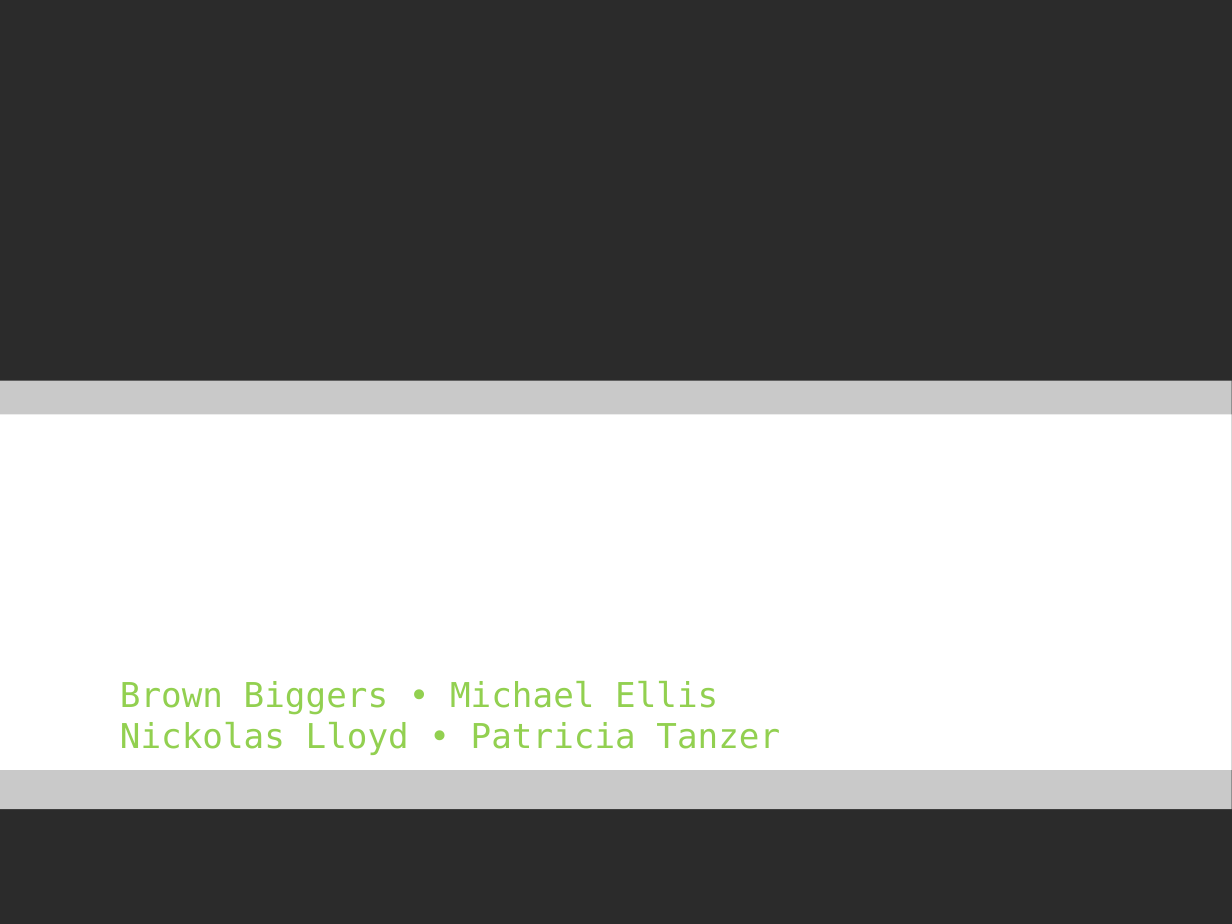
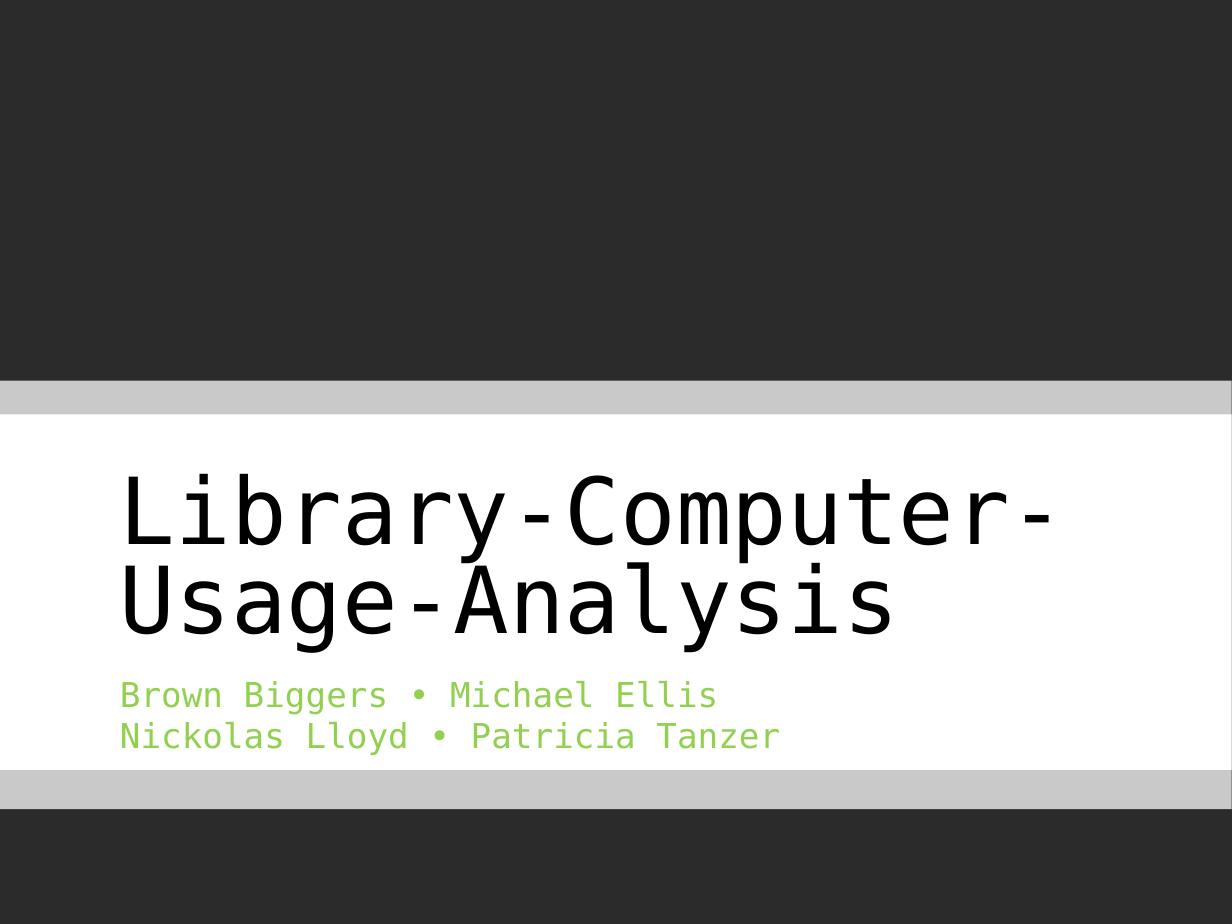
Before and after one commit to UNCG-CSE/Library-Computer-Usage-Analysis, a slide deck: slide 1 of docs/Computers in the Libraries.pptx. Drawn at 1232x924 pixels with LibreOffice and Linux fonts; fonts in the diff are those of the drawing; background and template pictures are left out; a plain dark background stands for a picture behind light text. Boxes give left, top, right and bottom in pixels: in the first picture for what was removed or moved away, otherwise in the second. Text is boxed around its words. In the diff, an @@ line names an element or a change of style, - is before the commit and + after.

```diff
--- a/docs/Computers in the Libraries.pptx
+++ b/docs/Computers in the Libraries.pptx
@@ text "Library-Computer-Usage-Analysis" at [120, 473, 1066, 651]: text colour #FFFFFF to #000000 @@
```
Also in this commit, not shown: 2 other slides changed, 1 slide added.
